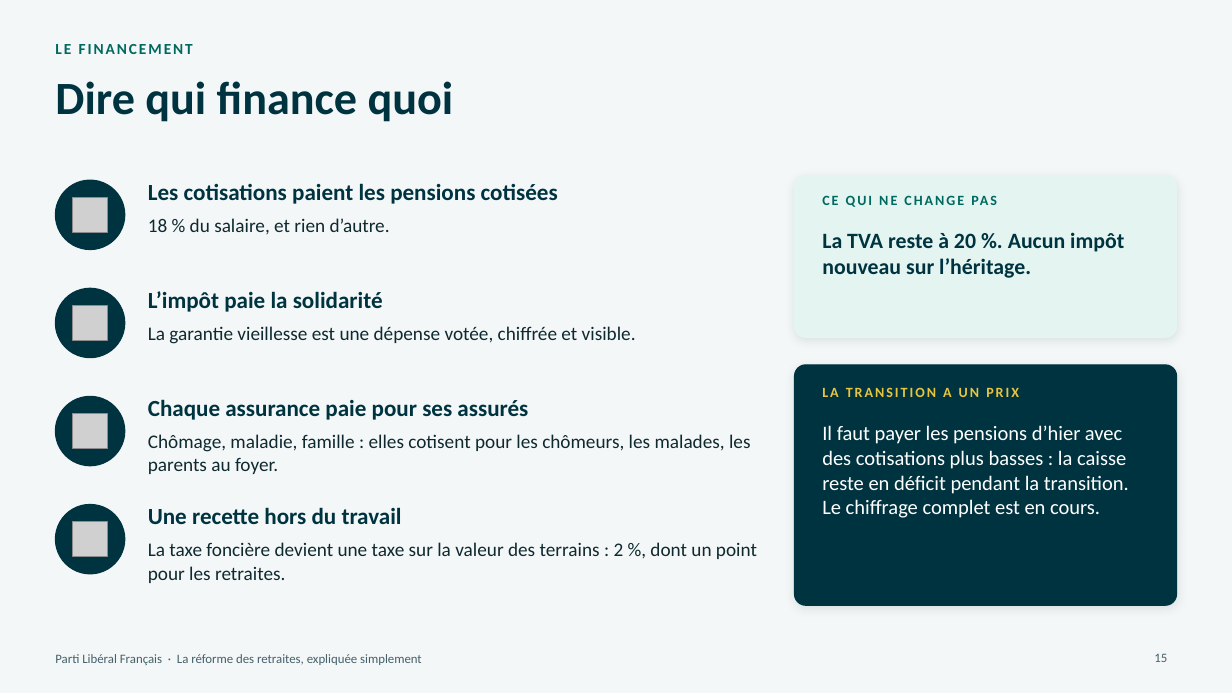
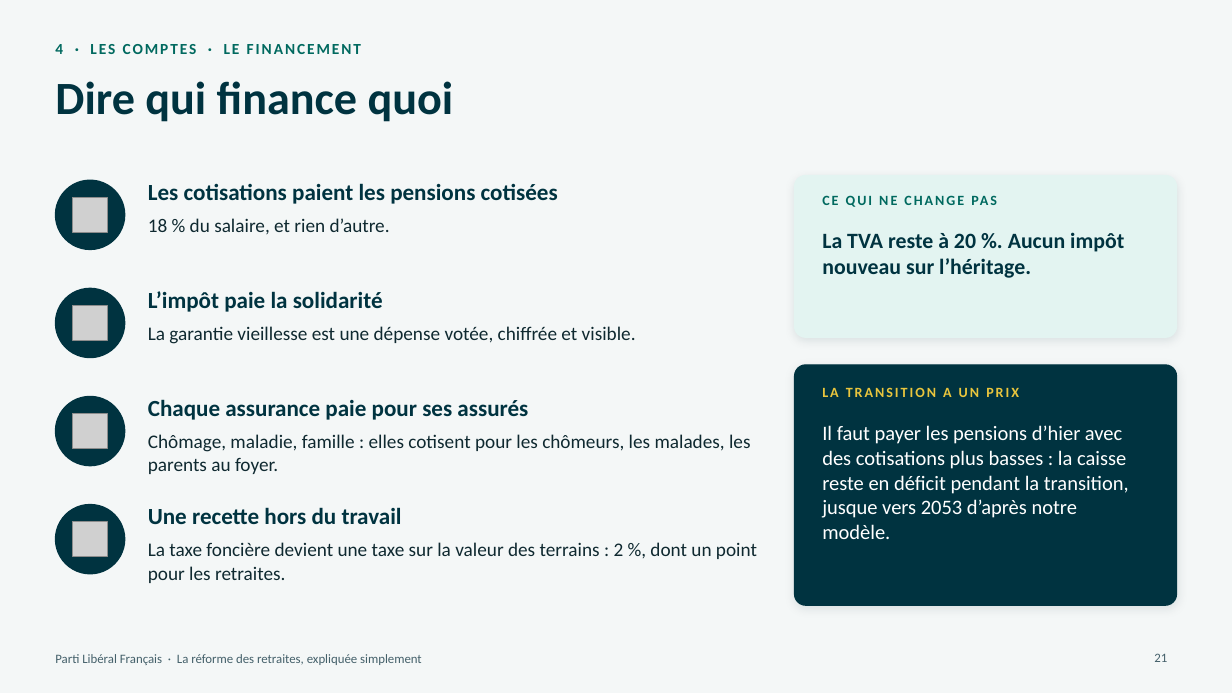
Before and after one commit to g-pliberal/retraitecomptenotionelle, a slide deck: slide 21 of docs/presentation_adherents_novembre_2026.pptx (slide 15 before the commit). Drawn at 1232x693 pixels with LibreOffice and Linux fonts; fonts in the diff are those of the drawing; grey boxes stand for pictures. Boxes give left, top, right and bottom in pixels: in the first picture for what was removed or moved away, otherwise in the second. Text is boxed around its words. In the diff, an @@ line names an element or a change of style, - is before the commit and + after.

```diff
--- a/docs/presentation_adherents_novembre_2026.pptx
+++ b/docs/presentation_adherents_novembre_2026.pptx
@@ text at bbox=[55, 44, 361, 54]: text changed @@
-LE FINANCEMENT
+4 · LES COMPTES · LE FINANCEMENT
@@ text at bbox=[822, 425, 1129, 539]: text changed @@
-Il faut payer les pensions d’hier avec des cotisations plus basses : la caisse reste en déficit pendant la transition. Le chiffrage complet est en cours.
+Il faut payer les pensions d’hier avec des cotisations plus basses : la caisse reste en déficit pendant la transition, jusque vers 2053 d’après notre modèle.
@@ page number at bbox=[1154, 653, 1167, 662]: text changed @@
-15
+21
```
Also in this commit, not shown: 17 other slides changed, 10 slides added, 2 other files.
